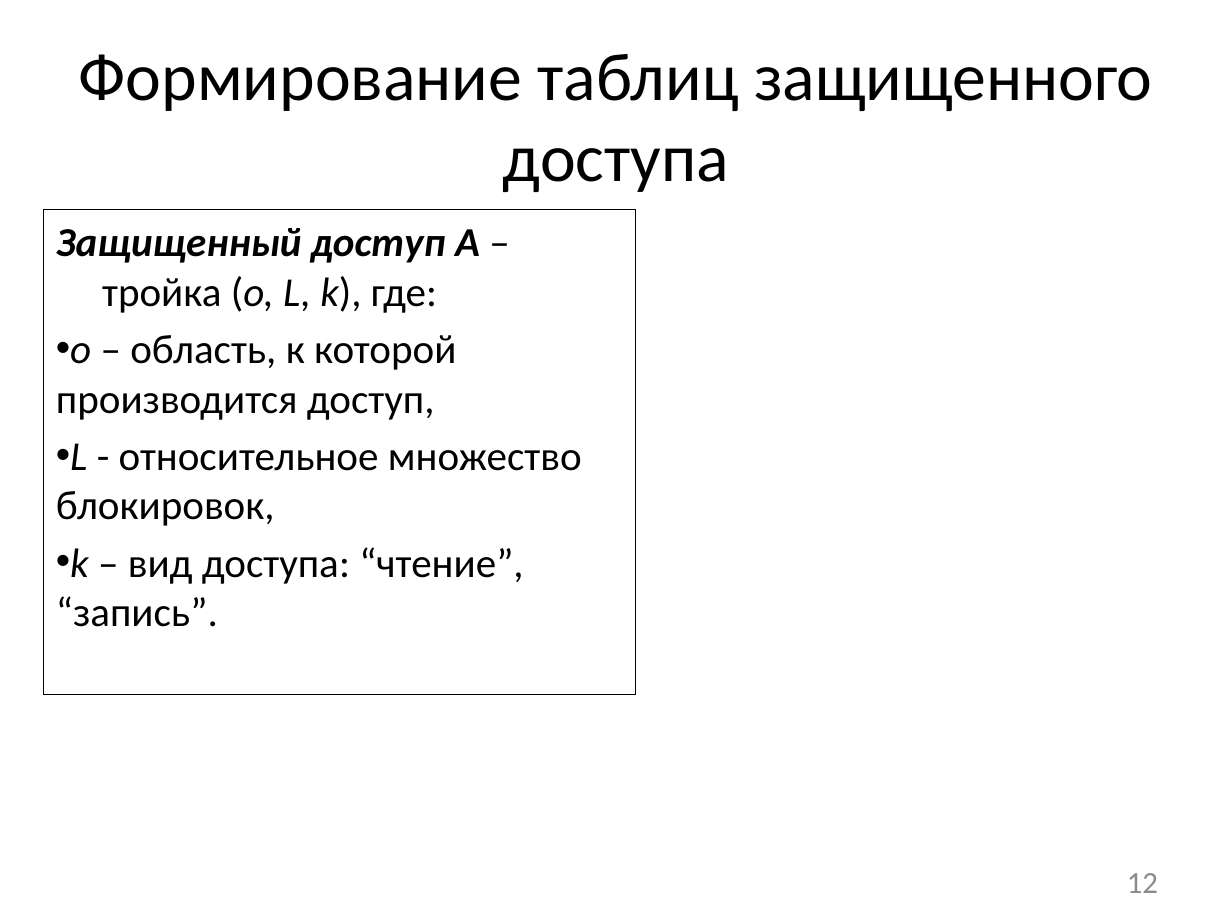
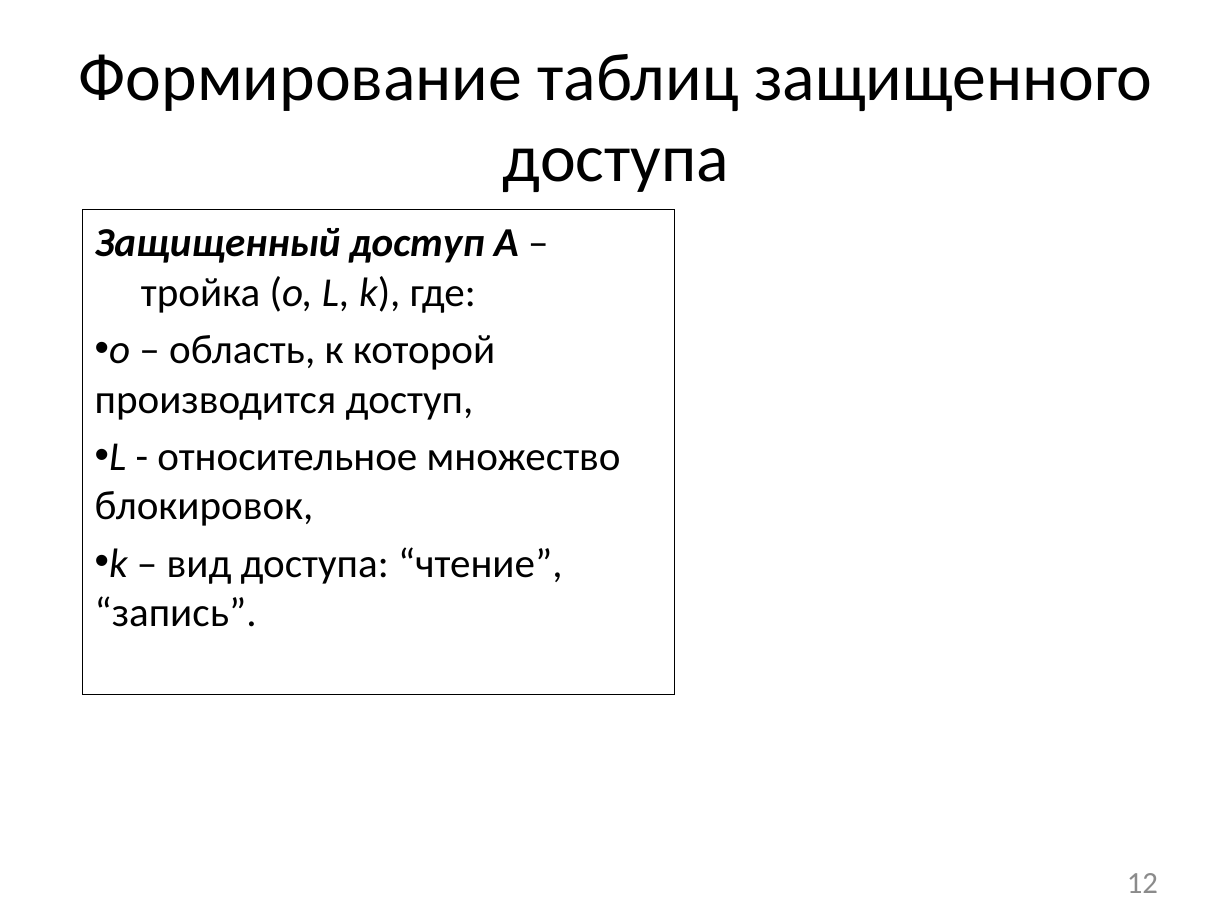
Before and after one commit to afrolovskiy/diplom, a slide deck: slide 12 of presentations/diplom/static race detection.pptx. Drawn at 1232x924 pixels with LibreOffice and Linux fonts; fonts in the diff are those of the drawing. Boxes give left, top, right and bottom in pixels: in the first picture for what was removed or moved away, otherwise in the second. Text is boxed around its words. In the diff, an @@ line names an element or a change of style, - is before the commit and + after.

```diff
--- a/presentations/diplom/static race detection.pptx
+++ b/presentations/diplom/static race detection.pptx
@@ rectangle "Защищенный доступ A – тройка ...": place and size @@
-rectangle "Защищенный доступ A – тройка ..." at bbox=[43, 209, 634, 695]
+rectangle "Защищенный доступ A – тройка ..." at bbox=[83, 209, 674, 695]
```
Also in this commit, not shown: 3 other slides changed, 5 other files.
